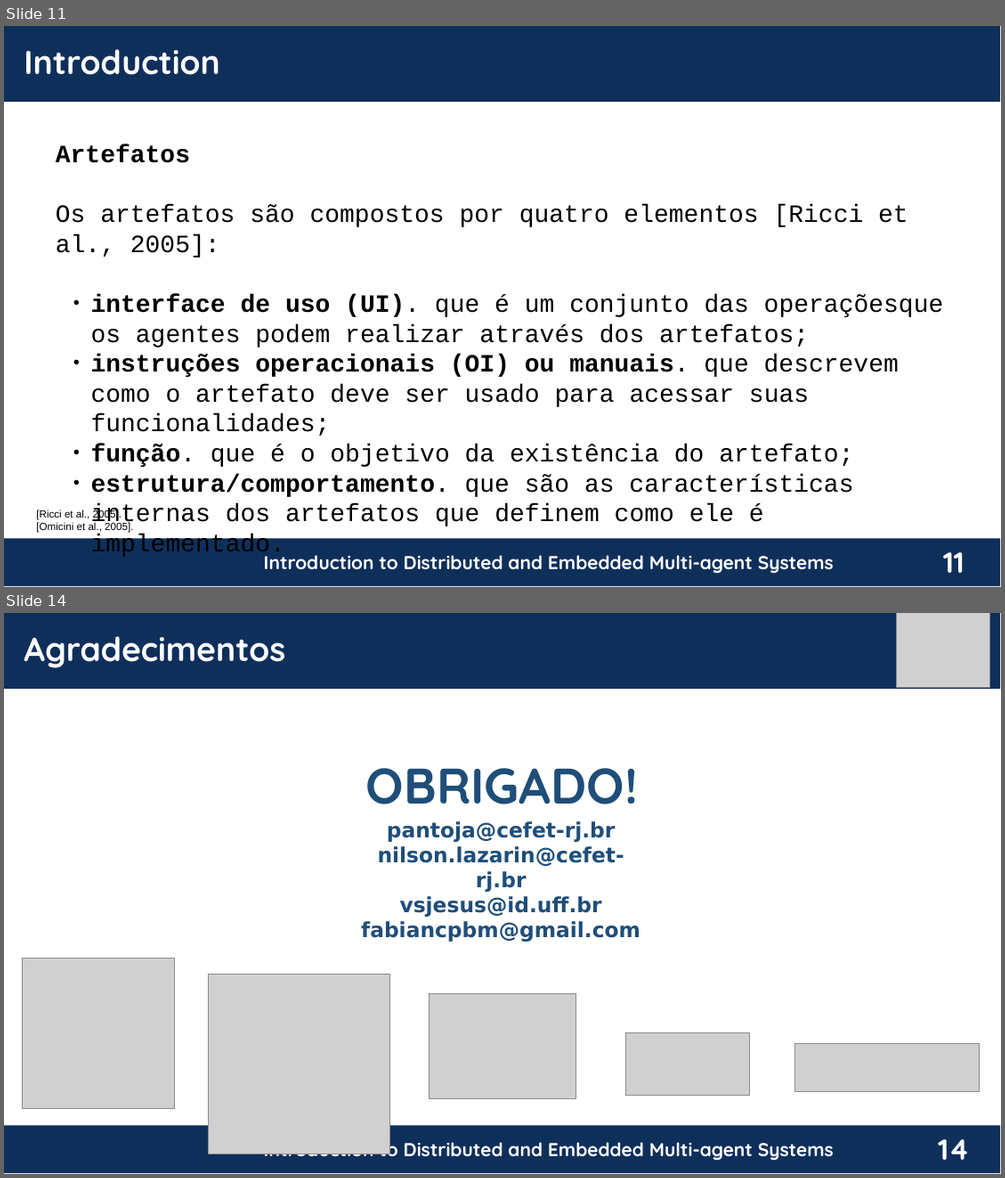
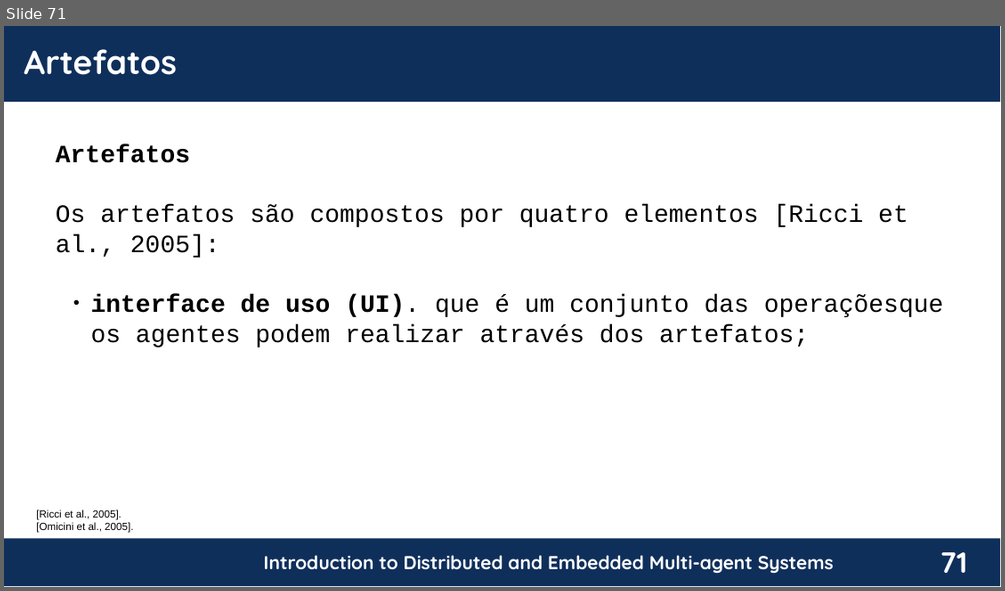
Before and after one commit to chon-group/distributedAndEmbeddedAI, a slide deck: course/02-TheAgentOrientedApproach/TheAgentOrientedApproach_20240217.pptx. Shown one above the other, each under a label of ours: slides 11 and 14 before the commit, slide 71 after it; the slides between them are not shown. The pictures are 1005x1178 and 1005x591 pixels, drawn with LibreOffice and Linux fonts; fonts in the diff are those of the drawing; grey boxes stand for pictures; background and template pictures are left out. Boxes give left, top, right and bottom in pixels: in the first picture for what was removed or moved away, otherwise in the second. Text is boxed around its words. In the diff, an @@ line names an element or a change of style, - is before the commit and + after.

```diff
--- a/course/02-TheAgentOrientedApproach/TheAgentOrientedApproach_20240217.pptx
+++ b/course/02-TheAgentOrientedApproach/TheAgentOrientedApproach_20240217.pptx
@@ slide 14 removed at <box>4,613,1001,1174</box>, background #FFFFFF; not listed: 4 template elements that a slide beside it also shows @@
@@ text removed at <box>24,636,285,668</box> @@
-Agradecimentos
@@ picture removed at <box>897,613,990,687</box> @@
@@ text removed at <box>366,768,638,804</box> @@
-OBRIGADO!
@@ text removed at <box>361,821,640,941</box> @@
-pantoja@cefet-rj.br
-nilson.lazarin@cefet-rj.br
-vsjesus@id.uff.br
-fabiancpbm@gmail.com
@@ picture removed at <box>22,957,175,1108</box> @@
@@ picture removed at <box>208,973,390,1153</box> @@
@@ picture removed at <box>429,994,576,1098</box> @@
@@ picture removed at <box>626,1032,749,1095</box> @@
@@ picture removed at <box>795,1043,979,1092</box> @@
@@ what was slide 11 is now slide 71 @@
@@ slide 71 changed as well @@
@@ text at <box>24,49,177,75</box>: text changed @@
-Introduction
+Artefatos
@@ text at <box>91,354,898,558</box>: paragraphs removed @@
-  ● instruções operacionais (OI) ou manuais. que descrevem como o artefato deve ser usado para acessar suas funcionalidades;
-  ● função. que é o objetivo da existência do artefato;
-  ● estrutura/comportamento. que são as características internas dos artefatos que definem como ele é implementado.
@@ page number at <box>940,552,967,572</box>: text changed @@
-11
+71
```
Also in this commit, not shown: 6 other slides changed, 79 slides added, 6 other slides removed.
